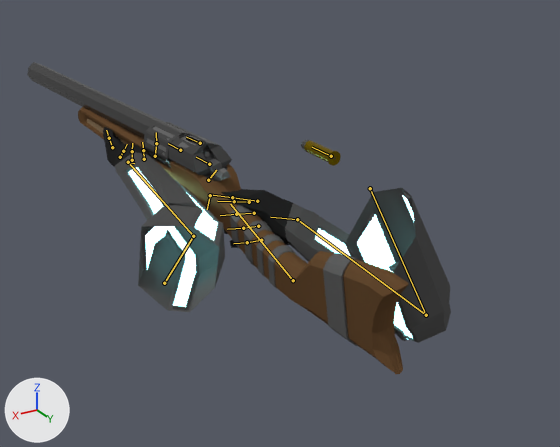
One commit to the Blender file Assets/weapons/in-progress/raptorRigWarms.blend: the scene before it, then after it.
Both versions are drawn from a camera (50 mm lens) standing at (23.3, 42.5, 15.1) and looking at (-9.1, -11.5, -11.9). Every picture has the same lights, and +X, +Y and +Z are marked at lower left. Both versions are drawn at frame 10 of the action 'ViewmodelArmatureAction.001'; the numbers are the values there. The bones that bend it are drawn over the model as lines.

In view in the first picture: 'Arms', 'gun'.
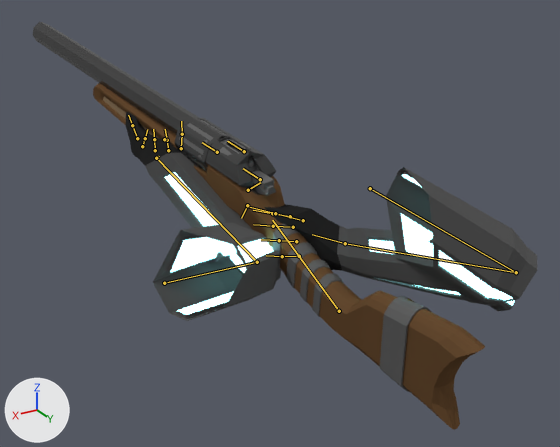
Location of each change, [x1, y1, x2, y2] in pixels of the pictures (560 x 447 px):
'Arms', posed (18% wider)
    before: [103, 127, 451, 343]
    after: [126, 112, 537, 321]
'gun', posed (19% wider, 30% taller)
    before: [27, 62, 409, 374]
    after: [32, 22, 485, 429]
bone 'bolt', root to tip
    before: (209, 164) to (196, 157)
    after: (260, 179) to (243, 168)
bone 'bullet', root to tip
    before: (331, 156) to (312, 147)
    after: (164, 139) to (164, 139)

The edits, one by one:
Bone 'bolt' (bone_bolt) moves from (0.0, -0.38, 0.0) to (0.0, -0.82, 0.0).
Bone 'bullet' (bone_bullet) moves from (1.39, -13.5, 0.6) to (2.32, -0.27, 3.81).
Bone 'bullet' (bone_bullet) is rescaled from (1.0, 1.0, 1.0) to (0.0, 0.0, 0.0).
Bone 'HandIK.R' (bone_handik_r) moves from (-2.56, -1.57, 0.24) to (-3.75, -1.79, 0.54).
Bone 'HandIK.R' (bone_handik_r) turns from (30, -7, -10) to (29, 0, -7) degrees about its own x, y and z.
